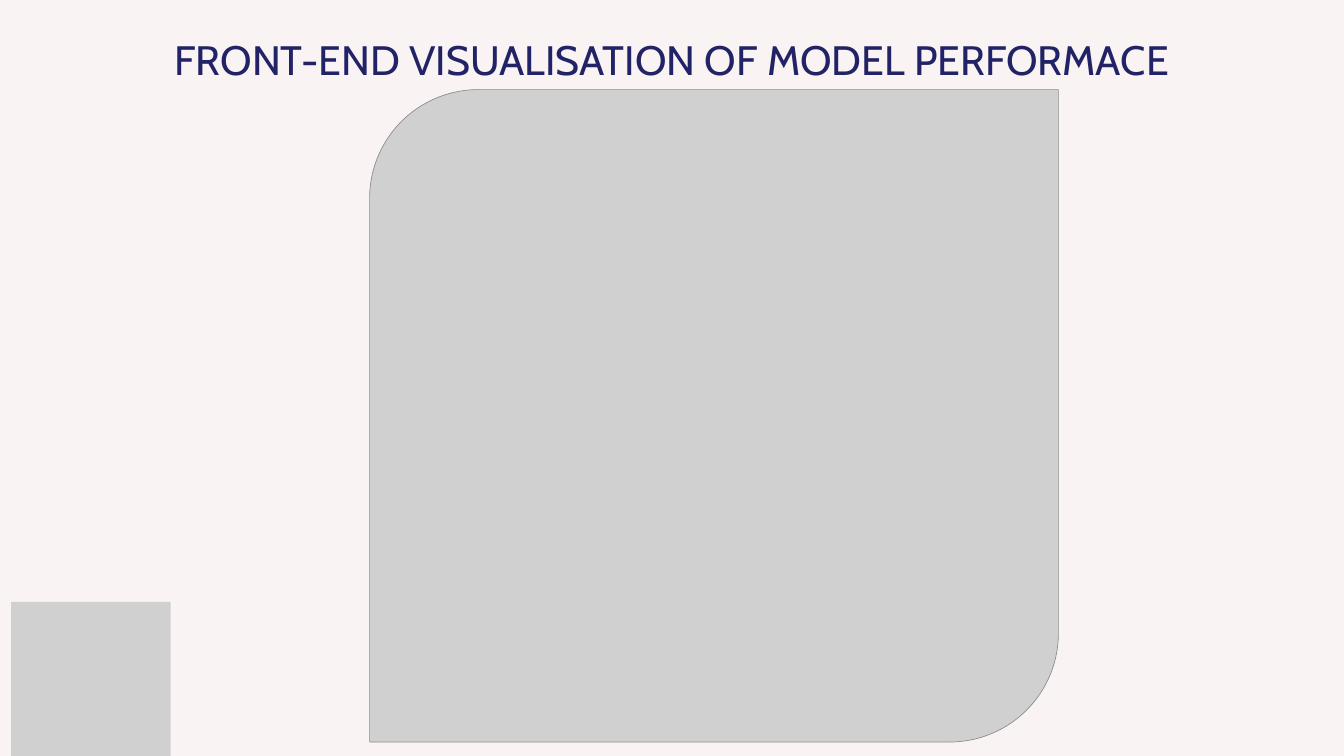
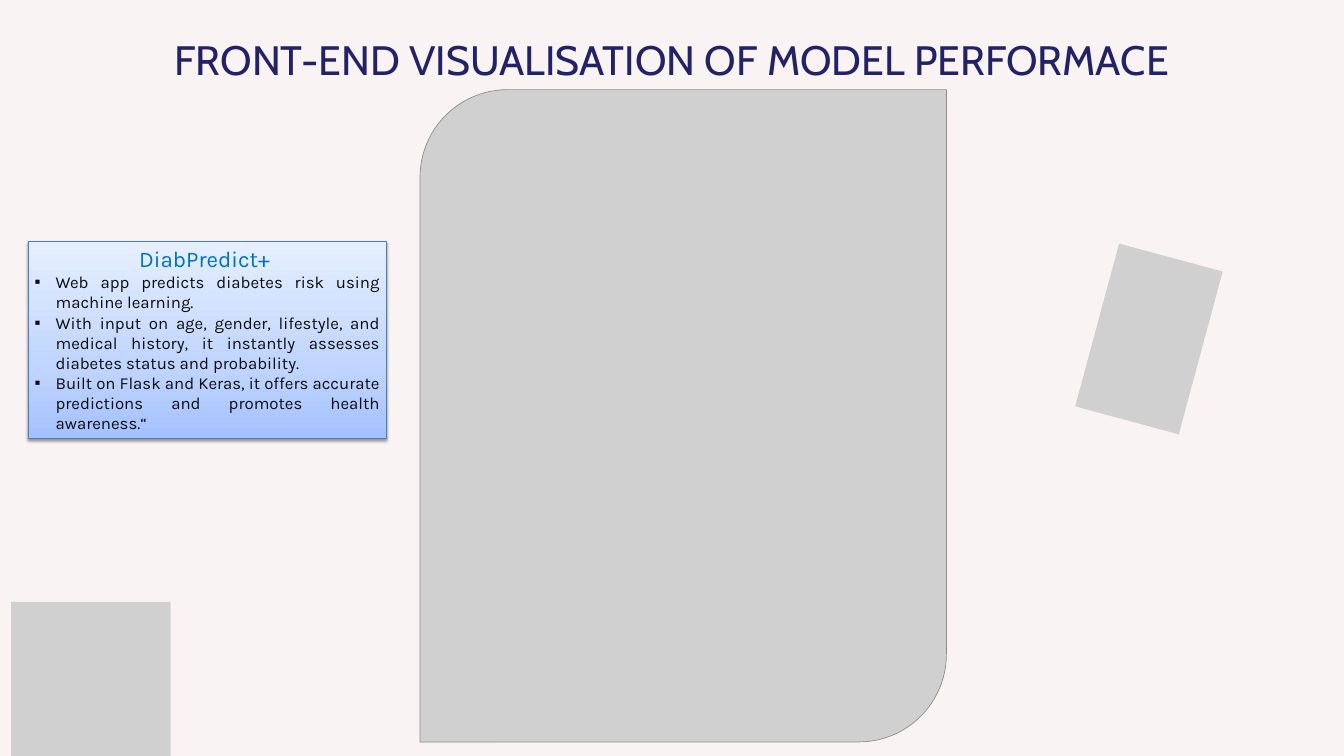
Before and after one commit to bernardtse/diabetes-prediction, a slide deck: slide 10 of presentation/presentationUpdated.pptx. Drawn at 1344x756 pixels with LibreOffice and Linux fonts; fonts in the diff are those of the drawing; grey boxes stand for pictures. Boxes give left, top, right and bottom in pixels: in the first picture for what was removed or moved away, otherwise in the second. Text is boxed around its words. In the diff, an @@ line names an element or a change of style, - is before the commit and + after.

Commit message:
Update presentation files

```diff
--- a/presentation/presentationUpdated.pptx
+++ b/presentation/presentationUpdated.pptx
@@ picture: place and size @@
-picture at [370,89,1058,742]
+picture at [420,89,946,742]
@@ rectangle added at [28,242,386,439], fill gradient #A4C4FF to #BFD4FF to #E6EEFF, outline #4B7EBC 0.75 pt, 18 pt, text #0D0D0D @@
+DiabPredict+
+▪ Web app predicts diabetes risk using machine learning.
+▪ With input on age, gender, lifestyle, and medical history, it instantly assesses diabetes status and probability.
+▪ Built on Flask and Keras, it offers accurate predictions and promotes health awareness.“
@@ picture added at [1075,244,1223,434] @@
```
